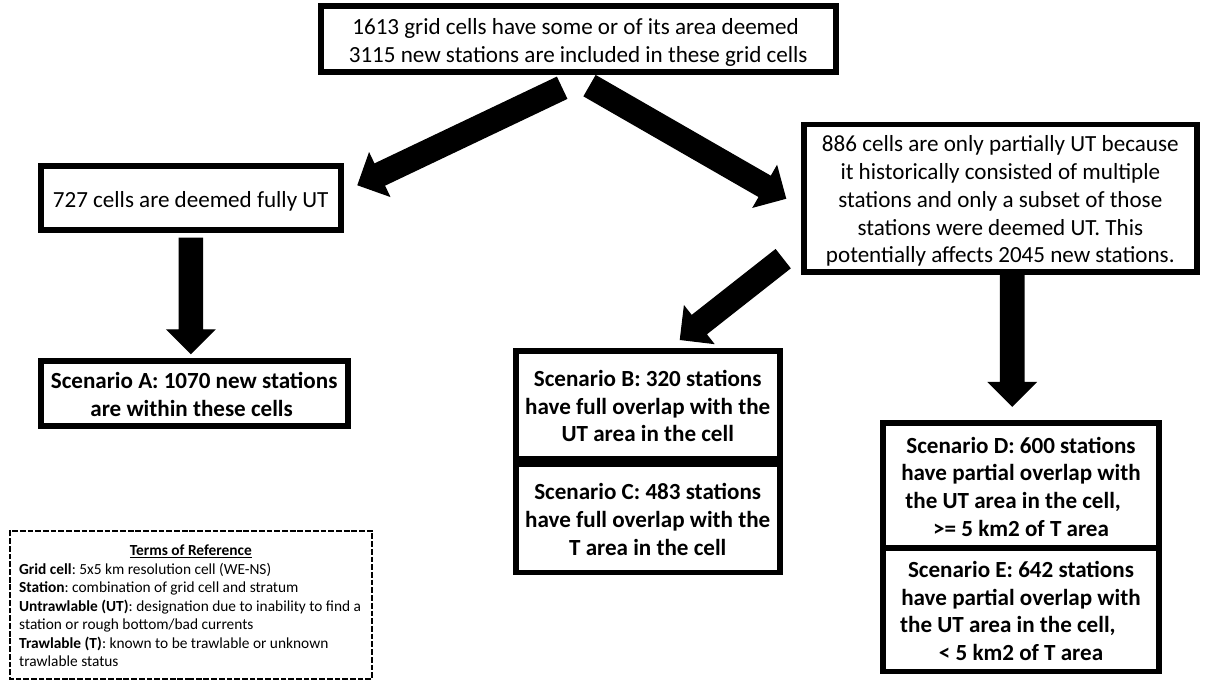
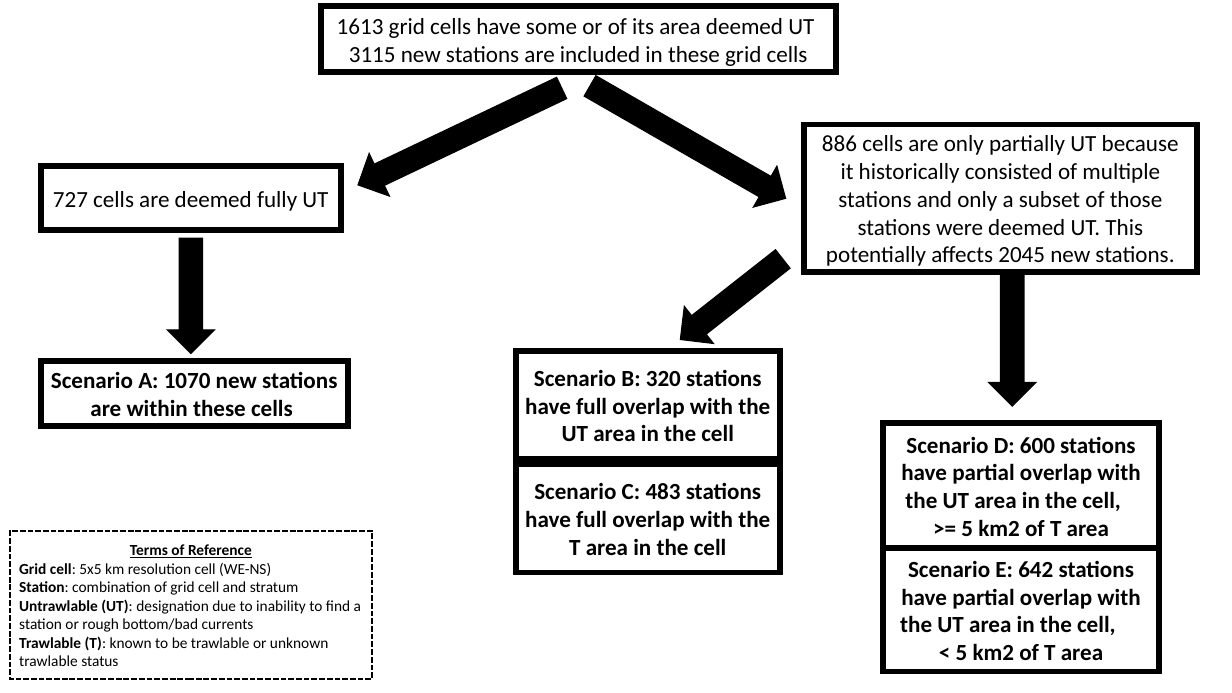
Before and after one commit to afsc-gap-products/StationAllocationAIGOA, a slide deck: slide 1 of analysis_scripts/GOA/goa_restratification_2023/untrawlable areas.pptx. Drawn at 1232x693 pixels with LibreOffice and Linux fonts; fonts in the diff are those of the drawing. Boxes give left, top, right and bottom in pixels: in the first picture for what was removed or moved away, otherwise in the second. Text is boxed around its words. In the diff, an @@ line names an element or a change of style, - is before the commit and + after.

```diff
--- a/analysis_scripts/GOA/goa_restratification_2023/untrawlable areas.pptx
+++ b/analysis_scripts/GOA/goa_restratification_2023/untrawlable areas.pptx
@@ text in rectangle at [337,18,814,38]: text changed @@
-1613 grid cells have some or of its area deemed
+1613 grid cells have some or of its area deemed UT
```
Also in this commit, not shown: 32 other files.
